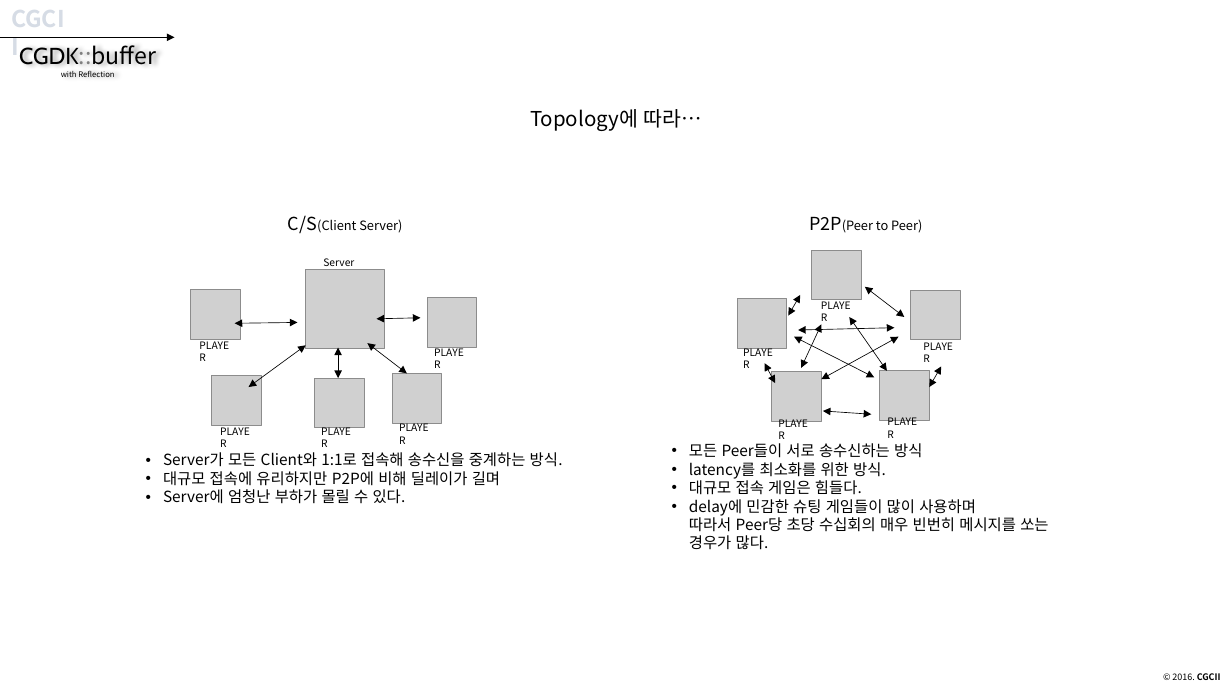
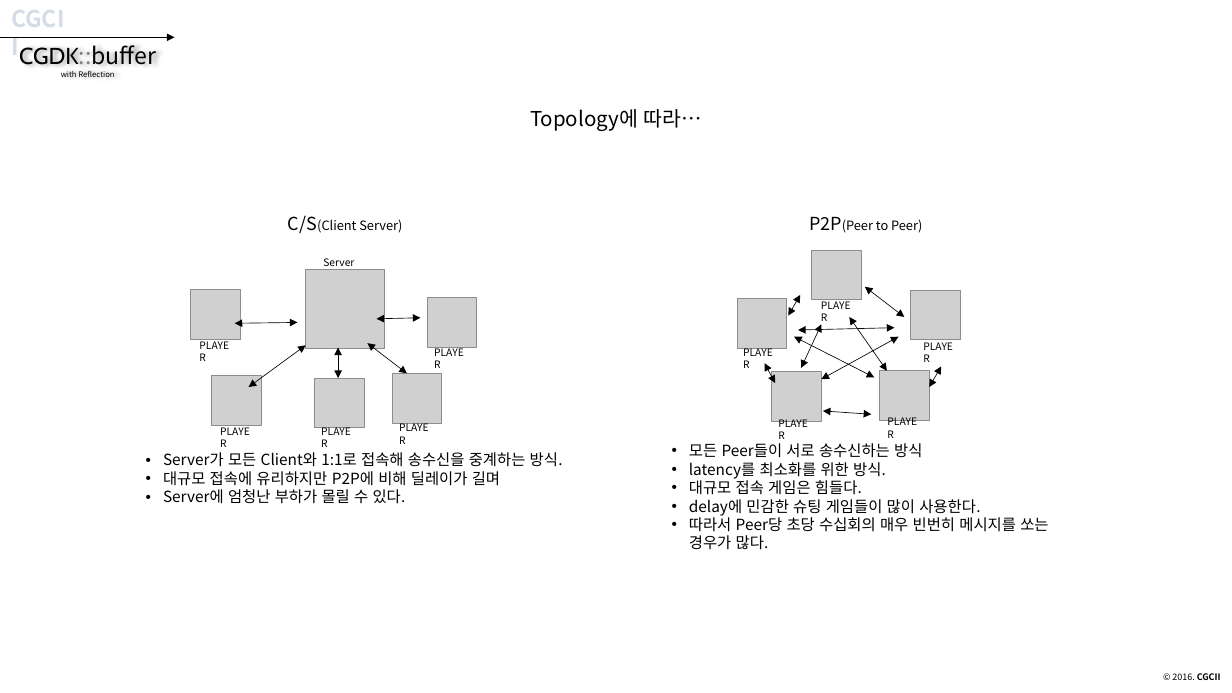
Before and after one commit to CGLabs/CGDK.buffer, a slide deck: slide 7 of C++/document/intruduce_CGDK.buffer.pptx. Drawn at 1232x693 pixels with LibreOffice and Linux fonts; fonts in the diff are those of the drawing; grey boxes stand for pictures. Boxes give left, top, right and bottom in pixels: in the first picture for what was removed or moved away, otherwise in the second. Text is boxed around its words. In the diff, an @@ line names an element or a change of style, - is before the commit and + after.

```diff
--- a/C++/document/intruduce_CGDK.buffer.pptx
+++ b/C++/document/intruduce_CGDK.buffer.pptx
@@ text at (x1=689, y1=499, x2=1048, y2=550): text changed @@
-• delay에 민감한 슈팅 게임들이 많이 사용하며
-  따라서 Peer당 초당 수십회의 매우 빈번히 메시지를 쏘는 경우가 많다.
+• delay에 민감한 슈팅 게임들이 많이 사용한다.
+• 따라서 Peer당 초당 수십회의 매우 빈번히 메시지를 쏘는 경우가 많다.
```
Also in this commit, not shown: 1 other slide changed, 5 other files.
